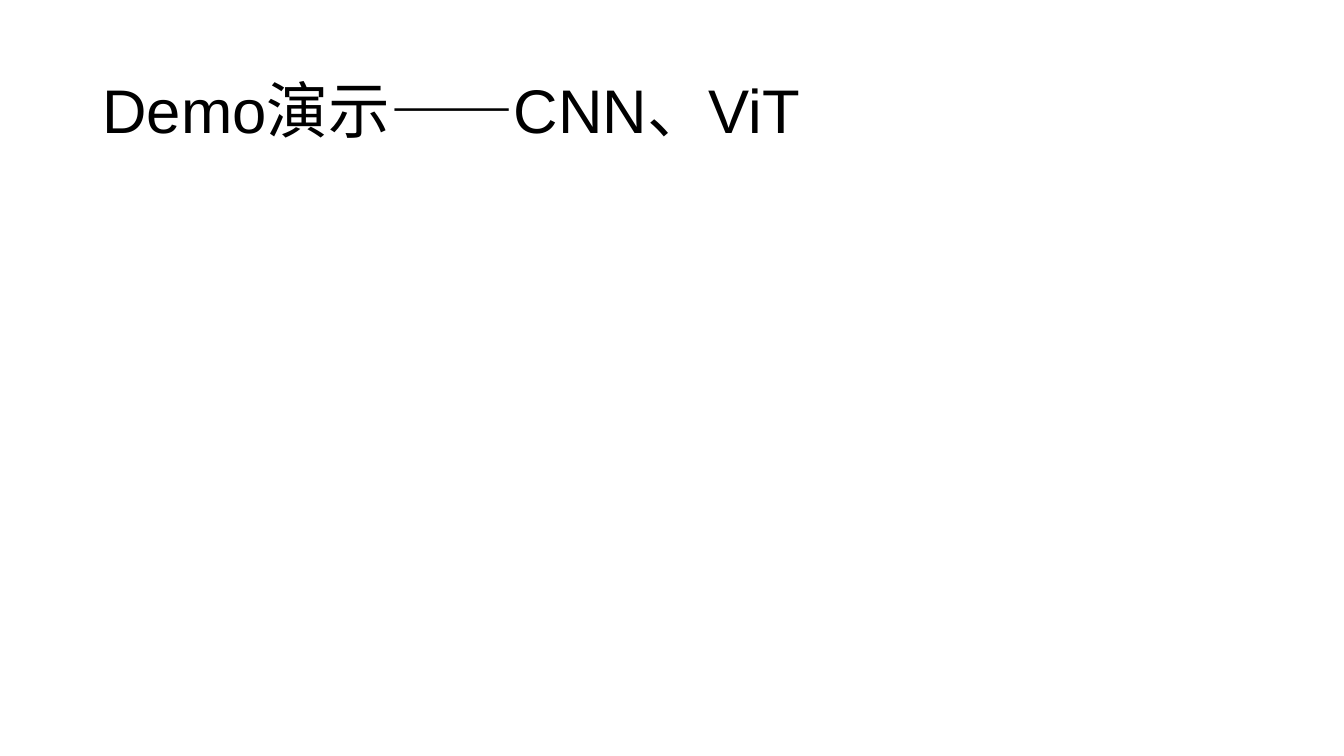
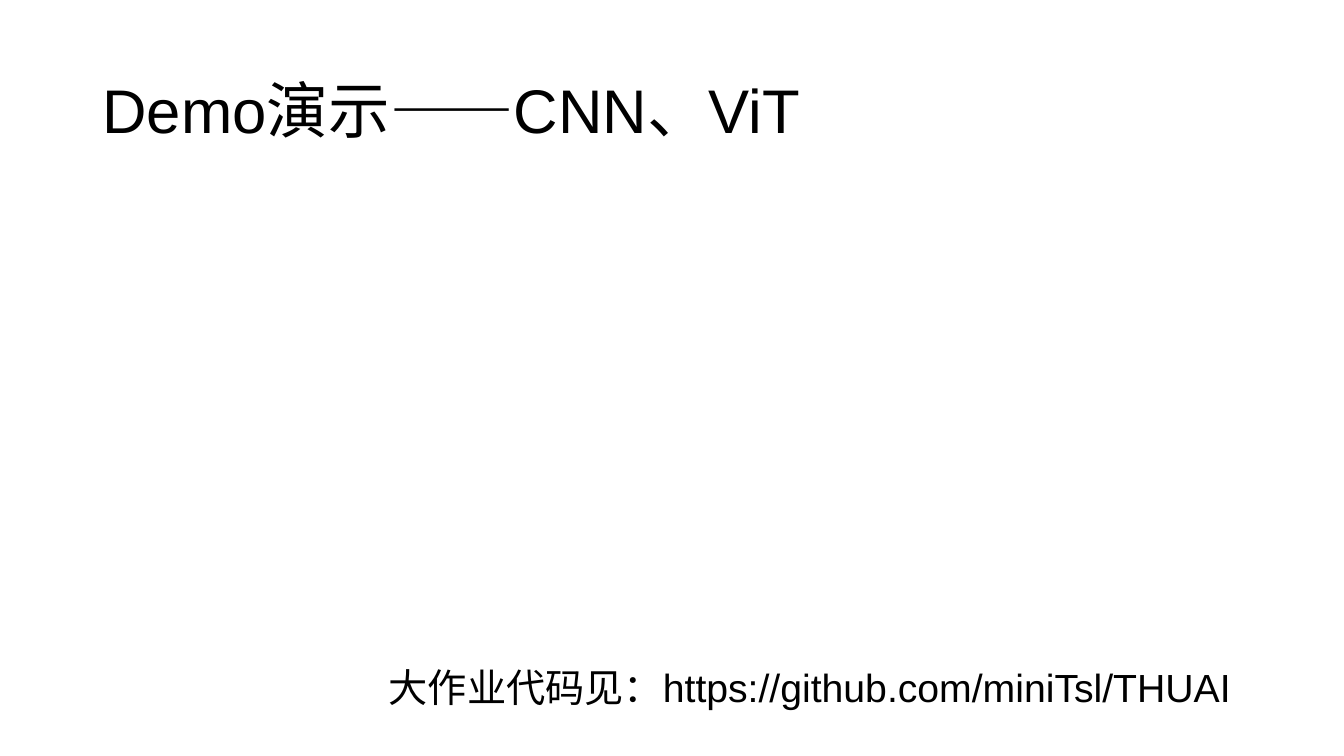
Before and after one commit to miniTsl/THUAI, a slide deck: slide 12 of 图像分类-孙一-房鋆.pptx. Drawn at 1344x756 pixels with LibreOffice and Linux fonts; fonts in the diff are those of the drawing. Boxes give left, top, right and bottom in pixels: in the first picture for what was removed or moved away, otherwise in the second. Text is boxed around its words. In the diff, an @@ line names an element or a change of style, - is before the commit and + after.

```diff
--- a/图像分类-孙一-房鋆.pptx
+++ b/图像分类-孙一-房鋆.pptx
@@ text added at <box>389,669,1231,710</box>, 28 pt, text #000000 @@
+大作业代码见：https://github.com/miniTsl/THUAI
```
Also in this commit, not shown: 3 other slides changed, 1 other file.
